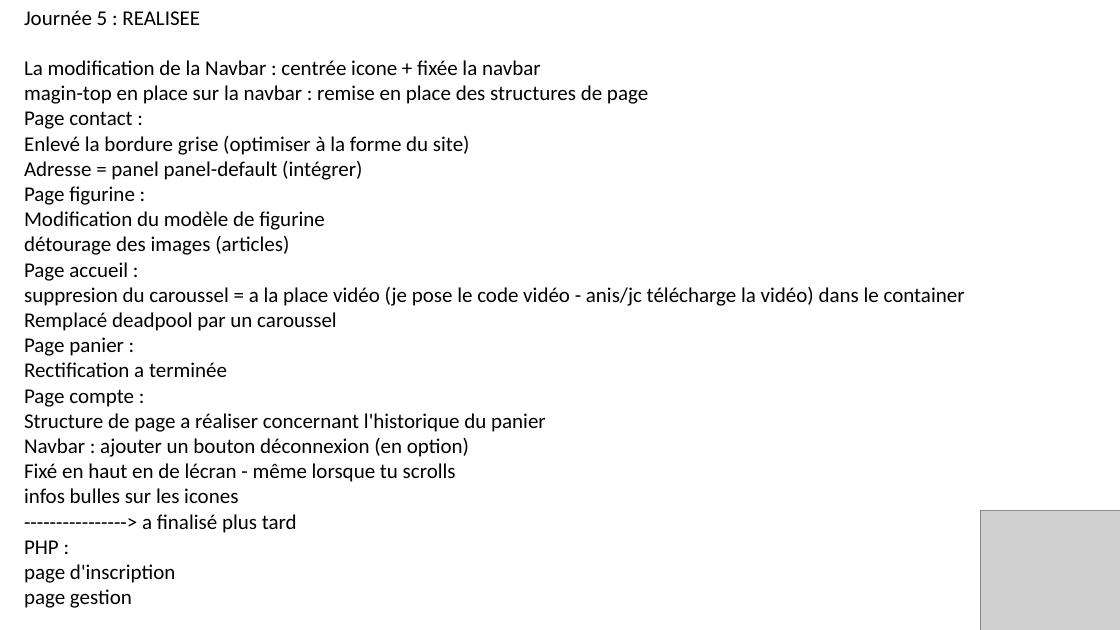
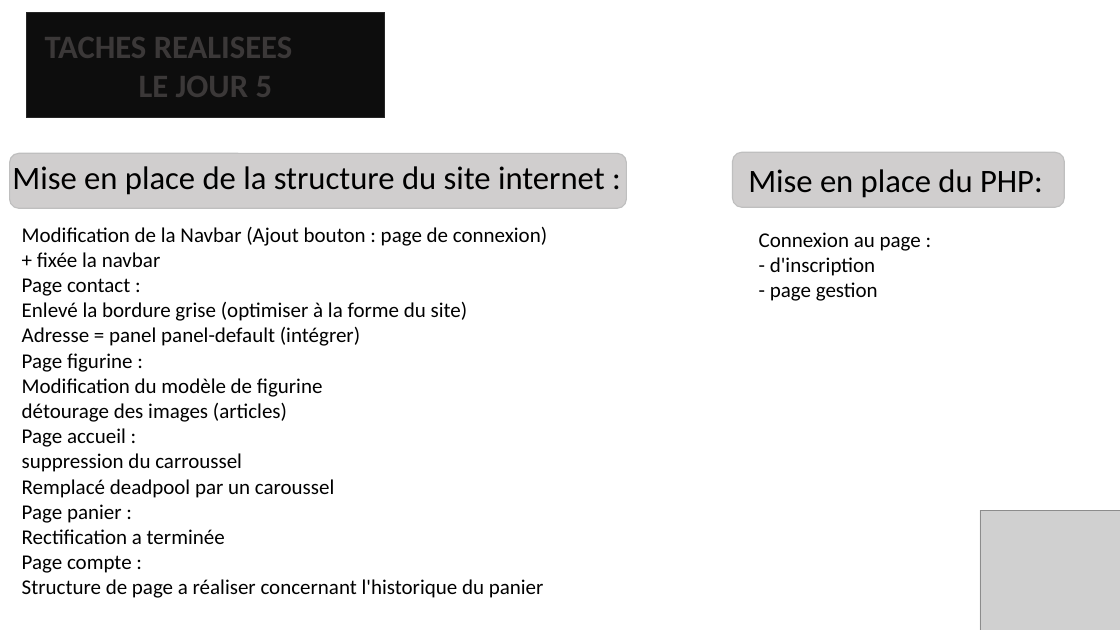
Before and after one commit to ChampemeDylan/UPOP, a slide deck: slide 15 of Présentation UPOP.pptx. Drawn at 1120x630 pixels with LibreOffice and Linux fonts; fonts in the diff are those of the drawing; grey boxes stand for pictures; background and template pictures are left out. Boxes give left, top, right and bottom in pixels: in the first picture for what was removed or moved away, otherwise in the second. Text is boxed around its words. In the diff, an @@ line names an element or a change of style, - is before the commit and + after.

```diff
--- a/Présentation UPOP.pptx
+++ b/Présentation UPOP.pptx
@@ rectangle added at [26, 13, 384, 118], fill #0D0D0D, outline #262626 1 pt, 28 pt, text #3B3838, bold @@
+TACHES REALISEES
+LE JOUR 5
@@ rounded rectangle added at [9, 154, 626, 208], fill #D0CECE, outline #BFBFBF 1 pt @@
@@ text added at [12, 166, 605, 195], 28 pt, text #000000 @@
+Mise en place de la structure du site internet :
@@ rounded rectangle added at [733, 152, 1065, 207], fill #D0CECE, outline #BFBFBF 1 pt @@
@@ text added at [748, 169, 1043, 198], 28 pt, text #000000 @@
+Mise en place du PHP:
@@ text "Modification de la Navbar (Ajout ...": place and size @@
-text "Modification de la Navbar (Ajout ..." at [24, 10, 965, 608]
+text "Modification de la Navbar (Ajout ..." at [22, 227, 547, 598]
@@ text at [22, 227, 547, 267]: text changed @@
-Journée 5 : REALISEE
-La modification de la Navbar : centrée icone + fixée la navbar
-magin-top en place sur la navbar : remise en place des structures de page
+Modification de la Navbar (Ajout bouton : page de connexion) + fixée la navbar
@@ text added at [759, 232, 921, 301], 18 pt, text #000000 @@
+Connexion au page :
+- d'inscription
+- page gestion
@@ text at [24, 438, 469, 608]: paragraphs removed @@
-Navbar : ajouter un bouton déconnexion (en option)
-Fixé en haut en de lécran - même lorsque tu scrolls
-infos bulles sur les icones
-----------------> a finalisé plus tard
-PHP :
-page d'inscription
-page gestion
@@ text at [22, 453, 242, 472]: text changed @@
-suppresion du caroussel = a la place vidéo (je pose le code vidéo - anis/jc télécharge la vidéo) dans le container
+suppression du carroussel
```
Also in this commit, not shown: 4 other slides changed, 2 slides removed.
